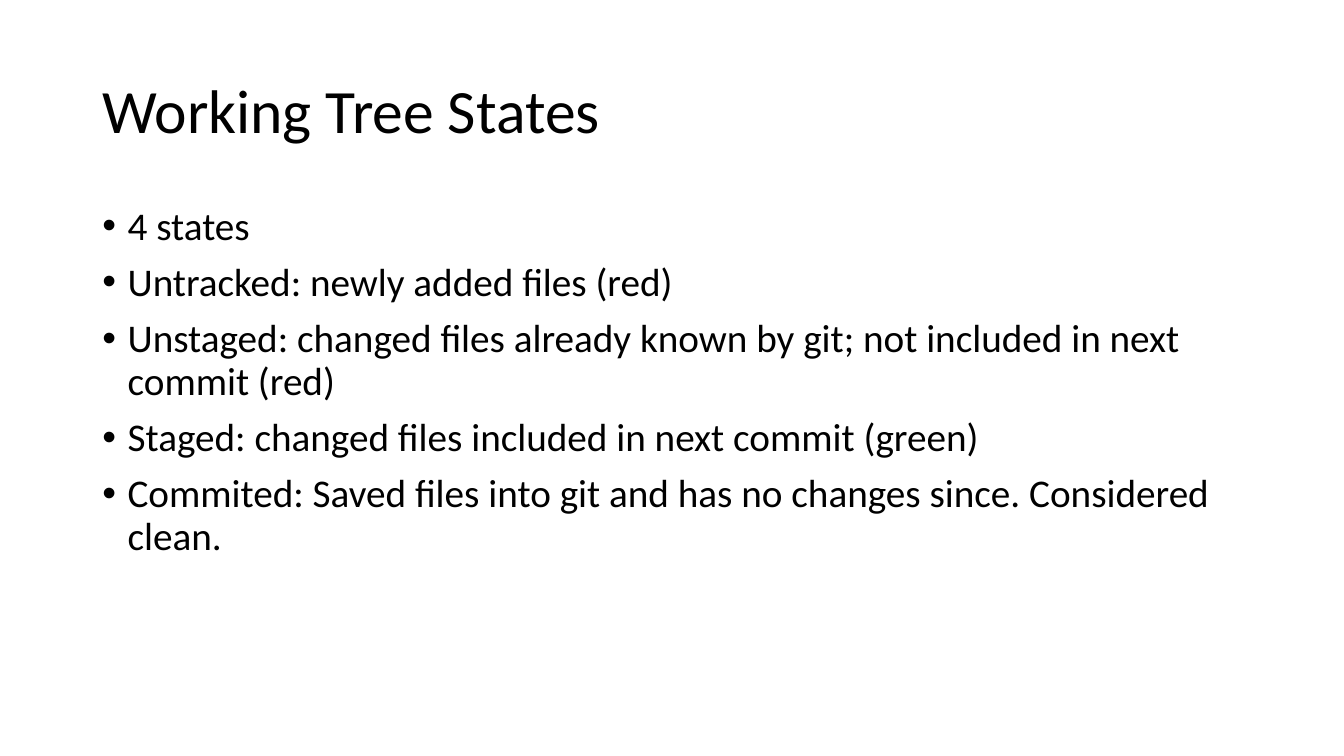
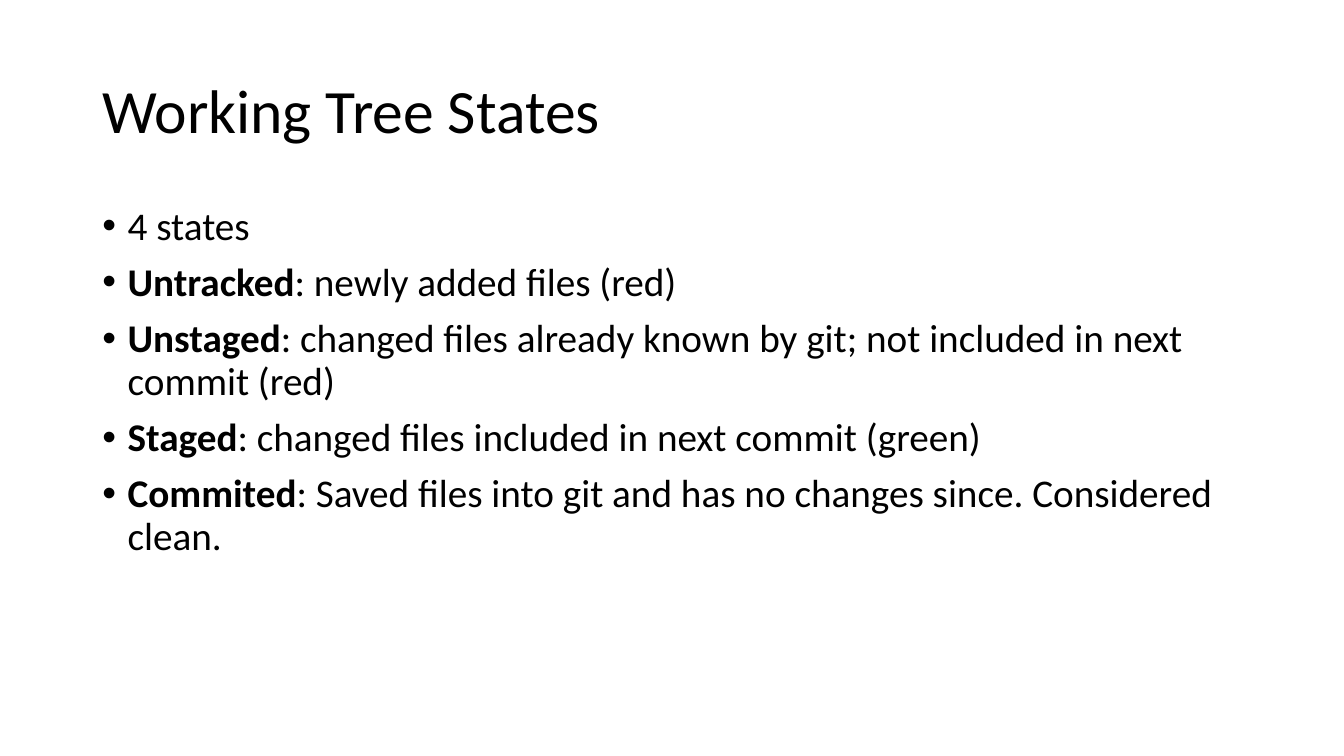
Before and after one commit to tomovermeers/MyFirstGitProject, a slide deck: slide 14 of GIT.pptx. Drawn at 1344x756 pixels with LibreOffice and Linux fonts; fonts in the diff are those of the drawing. Boxes give left, top, right and bottom in pixels: in the first picture for what was removed or moved away, otherwise in the second. Text is boxed around its words. In the diff, an @@ line names an element or a change of style, - is before the commit and + after.

```diff
--- a/GIT.pptx
+++ b/GIT.pptx
@@ text at <box>128,267,1212,551</box>: bold on in "Untracked:", "Unstaged:", "Staged:", "Commited:" @@
```
Also in this commit, not shown: 5 other slides changed.
